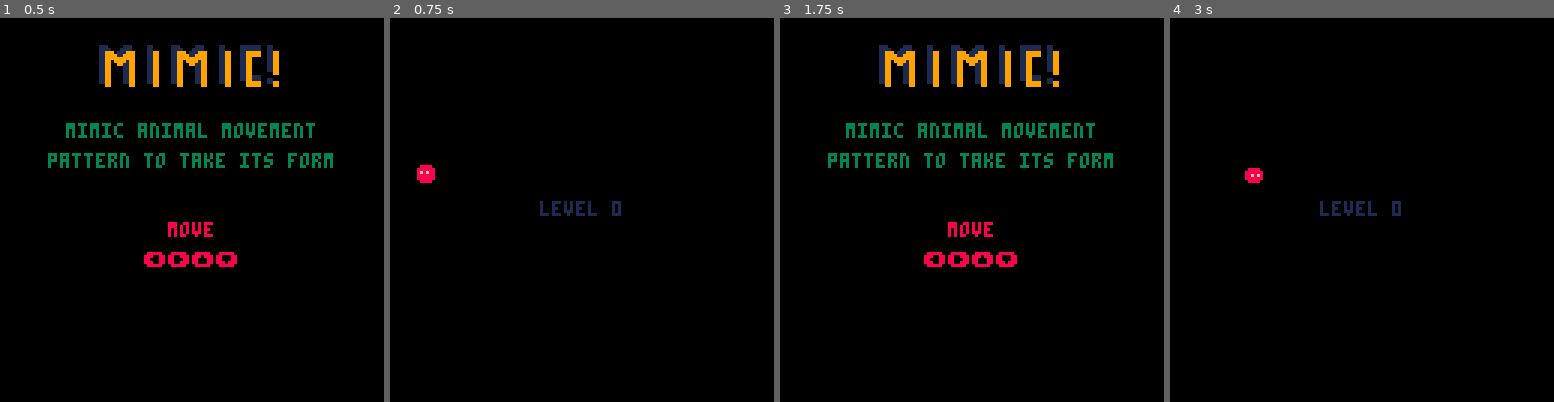
Above: before the commit, frames 1-4 (left to right).
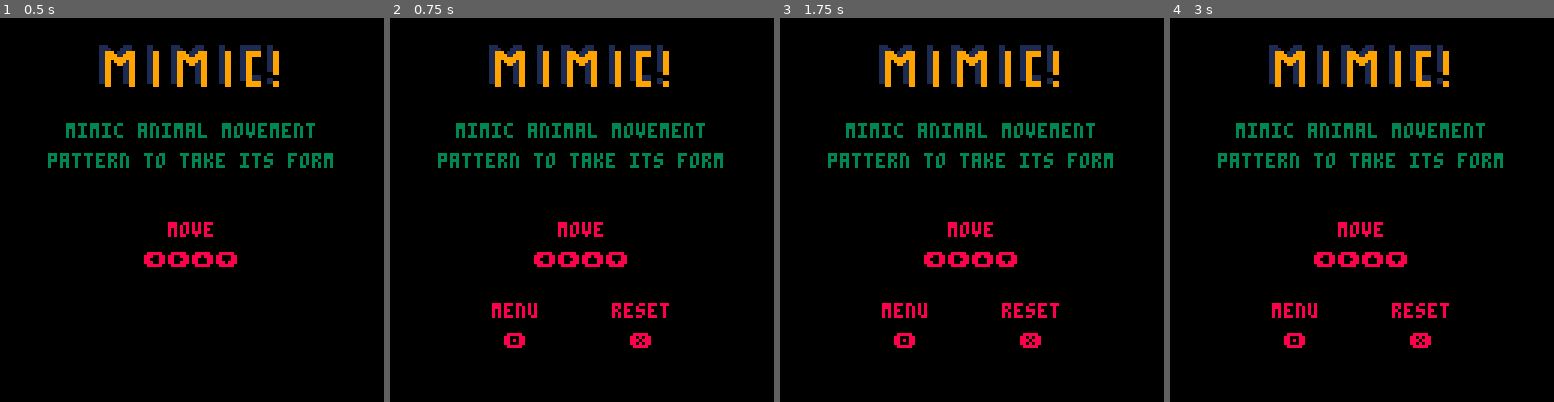
Above: after the commit, the same moments.

Repository: sourencho/mimic
Game: PICO-8 cartridge mimic.p8
Same seed, same stepped clock (60 frames per second), same inputs: the game is played once before the commit and once after it.
Inputs:
- Up to frame 1 (0.5 s): tap X (X key) at 0.33 s
- Up to frame 2 (0.75 s): tap O (Z key) at 0.7 s
- Up to frame 3 (1.75 s): tap X (X key) at 1.07 s; hold Right from 1.6 s (still down); tap O (Z key) at 1.7 s
- Up to frame 4 (3 s): tap X (X key) at 1.85, 2.97 s; release Right at 2.1 s; tap O (Z key) at 2.1, 2.5, 2.9 s; hold Up 2.15-2.42 s; hold Right from 2.47 s (still down)

Frame 1 is identical in both runs. In frame 2, 7.4% of the frame differs, in the area x 7-87%, y 7-86%; in frame 3, 0.8%; in frame 4, 7.3%.

Commit message:
Add cloud and bird

Diff:
--- a/mimic.p8
+++ b/mimic.p8
@@ -24,7 +24,7 @@
 
 level_size = 16
 level_count = 6
-start_level = 0
+start_level = 6
 
 debug = "DEBUG\n"
 
@@ -32,6 +32,7 @@
 fish_spr = 194
 sheep_spr = 196
 butter_spr = 210
+bird_spr = 212
 
 -- MAP AND TILES
 -- tile flag values
@@ -41,6 +42,8 @@
 win = 3
 ground = 4
 rock_small = 5
+cloud = 6
+
 
 -- tile spr values
 win_spr = 64
@@ -48,7 +51,7 @@
 wtr_spr_2 = 161
 wtr_spr_3 = 176
 
-tiles = {tree, water, rock, ground, win, rock_small}
+tiles = {tree, water, rock, ground, win, rock_small, cloud}
 level_tiles = {}
 tile_frame_counts = {
     [win_spr] = 1,
@@ -83,6 +86,12 @@
         move_abilities = {tree, win},
         push_abilities = {},
     },
+    {
+        spr_n = bird_spr,
+        pattern = {{0, -1}, {1, 0}, {0, 1}, {0, -1} , {-1, 0}, {0, 1}},
+        move_abilities = {cloud},
+        push_abilities = {},
+    },
 }
 
 dying = {}
@@ -1023,7 +1032,7 @@
 
 
 __gff__
-00000800000000000001041004040000000000000000000000020001010000000000000000000000000202010000000000000000000000000002020000000000081000000000000202020200020200080404200000000002020202000000000801010000000000020202020202020008800000d0000000000000000000000008
+0000080000000000000104100404000000000000000000000002000101000000000000000000000000020201000000000000000000000000000202000000000008100000000000020202020002020008040420000000000202020200000000080101000000000002020202020202000880000040404040400000000000000008
 0808080808080808080808080808080802020202020000000800000000000000020202020000000000000000000000000202020200000000000000000000000000000000000000000000000000000000000000000000000000000000000000000000000000000000000000000000000000000000000000000000000000000000
 __map__
 60606060606060606160606060606060000000000000000000000000000000000b0b0b0b61610b0b0b0b0b0b0b0b0b0b0000000000000000000000000000000060616160606060606060606060616060000000000000000000000000000000005760616161616060606061616060606100000000000000000000000000000000
@@ -1042,38 +1051,38 @@
 6060606a48496060600b606060606060000000000000000000000000000000000b0b0b0b0b0b0b0b0b0b0b6160606160000000000000000000000000000000006061576060500b0b515051515160606000000000000000000000000000000000600b606060616161515151515150505000000000000000000000000000000000
 60616160616749606060606060606160000000000000000000000000000000000b0b0b0b0b0b0b0b0b0b0b60616160610000c00000000000000000000000000048486d6061605060605151506060606100000000000000000000000000000000600b606060616060605150505150505000000000000000000000000000000000
 606060606060a1606060606060606060000000000000000000000000000000000b0b0b0b0b0b0b0b0b0b0b0b0b6061610000000000000000000000000000000060606060606061606160606060606109000000000000000000000000000000006160606160606161616150505050505000000000000000000000000000000000
-6160606160606060616060616061606000000000000000000000000000000000616161616161616161616161616161610000000000000000000000000000000000000000000000000000000000000000000000000000000000000000000000000000000000000000000000000000000000000000000000000000000000000000
-6061606060606061616161616160606000000000000000000000000000000000614141414141414141414141414141610000000000000000000000000000000000000000000000000000000000000000000000000000000000000000000000000000000000000000000000000000000000000000000000000000000000000000
-6060606061616161606061606061606000000000000000000000000000000000610b4141414141414141414141410b610000000000000000000000000000000000000000000000000000000000000000000000000000000000000000000000000000000000000000000000000000000000000000000000000000000000000000
-606061616060606061606051515060610000000000000000000000000000000061414141416060515151415151600b610000000000000000000000000000000000000000000000000000000000000000000000000000000000000000000000000000000000000000000000000000000000000000000000000000000000000000
-60616161606160606061605040506060000000000000000000000000000000006141414160605151516041520b6041610000000000000000000000000000000000000000000000000000000000000000000000000000000000000000000000000000000000000000000000000000000000000000000000000000000000000000
-6060606060606061616060505050606000000000000000000000000000000000614141416060515151606151410b41610000000000000000000000c40000000000000000000000000000000000000000000000000000000000000000000000000000000000000000000000000000000000000000000000000000000000000000
-6061606160606060605150515051515000000000000000000000000000000000614141416051515151615150415151610000000000000000000000000000000000000000000000000000000000000000000000000000000000000000000000000000000000000000000000000000000000000000000000000000000000000000
-6060606060606060605041505050615100000000000000000000000000000000614141416051514051616060415151610000000000000000000000000000000000000000000000000000000000000000000000000000000000000000000000000000000000000000000000000000000000000000000000000000000000000000
-6061606041414160605141505150605000000000000000000000000000000000614141416060515150616160515160600000000000000000000000000000000000000000000000000000000000000000000000000000000000000000000000000000000000000000000000000000000000000000000000000000000000000000
-6160615241414141605041505150605100000000000000000000000000000000614141414160615150515151515160600000000000000000000000000000000000000000000000000000000000000000000000000000000000000000000000000000000000000000000000000000000000000000000000000000000000000000
-6060515041414141605041505050605000000000000000000000000000000000604141414141416061606060616061610000000000000000000000000000000000000000000000000000000000000000000000000000000000000000000000000000000000000000000000000000000000000000000000000000000000000000
-6160505052414141414141506050606000000000000000000000000000000000604141414141414141414151616161610000000000000000000000000000000000000000000000000000000000000000000000000000000000000000000000000000000000000000000000000000000000000000000000000000000000000000
-6060515041604141414141506050606000000000000000000000000000000000604141414141414152415160616161600000000000000000000000000000000000000000000000000000000000000000000000000000000000000000000000000000000000000000000000000000000000000000000000000000000000000000
-60605150506141616161515161515061000000c40000c0000000000000000000614141414141414151515051616161600000000000000000000000000000000000000000000000000000000000000000000000000000000000000000000000000000000000000000000000000000000000000000000000000000000000000000
-6061505150606060606060606060616100000000000000000000000000000000616141414141415051516151474848b00000c00000000000000000000000000000000000000000000000000000000000000000000000000000000000000000000000000000000000000000000000000000000000000000000000000000000000
-6060616061606161616161616161606000000000000000000000000000000000616161616161616161516161a16161600000000000000000000000000000000000000000000000000000000000000000000000000000000000000000000000000000000000000000000000000000000000000000000000000000000000000000
-…(19 lines of a section not shown)…
+6160606160606060616060616061606000000000000000000000000000000000616161616161616161616161616161610000000000000000000000000000000050505050505050505050505050505050000000000000000000000000000000000000000000000000000000000000000000000000000000000000000000000000
+6061606060606061616161616160606000000000000000000000000000000000614141414141414141414141414141610000000000000000000000000000000050414141414141414141414141414150000000000000000000000000000000000000000000000000000000000000000000000000000000000000000000000000
+6060606061616161606061606061606000000000000000000000000000000000610b4141414141414141414141410b610000000000000000000000000000000050414141414141414141414141414150000000000000000000000000000000000000000000000000000000000000000000000000000000000000000000000000
+606061616060606061606051515060610000000000000000000000000000000061414141416060515151415151600b610000000000000000000000000000000050414141414141414141414141414150000000000000000000000000000000000000000000000000000000000000000000000000000000000000000000000000
+60616161606160606061605040506060000000000000000000000000000000006141414160605151516041520b6041610000000000000000000000000000000050414141414141414141414141414150000000000000000000000000000000000000000000000000000000000000000000000000000000000000000000000000
+6060606060606061616060505050606000000000000000000000000000000000614141416060515151606151410b41610000000000000000000000c40000000050414141414141414141414141414150000000000000000000000000000000000000000000000000000000000000000000000000000000000000000000000000
+6061606160606060605150515051515000000000000000000000000000000000614141416051515151615150415151610000000000000000000000000000000050414141767373737341414141414150000000000000000000000000000000000000000000000000000000000000000000000000000000000000000000000000
+6060606060606060605041505050615100000000000000000000000000000000614141416051514051616060415151610000000000000000000000000000000050414141737477737541414141414150000000000000000000000000000000000000000000000000000000000000000000000000000000000000000000000000
+6061606041414160605141505150605000000000000000000000000000000000614141416060515150616160515160600000000000000000000000000000000050414141737475777441414141414150000000000000000000000000000000000000000000000000000000000000000000000000000000000000000000000000
+6160615241414141605041505150605100000000000000000000000000000000614141414160615150515151515160600000000000000000000000000000000050414141767774757341414141414150000000000000d40000000000000000000000000000000000000000000000000000000000000000000000000000000000
+6060515041414141605041505050605000000000000000000000000000000000604141414141416061606060616061610000000000000000000000000000000050414141757473757741414141414150000000000000000000000000000000000000000000000000000000000000000000000000000000000000000000000000
+6160505052414141414141506050606000000000000000000000000000000000604141414141414141414151616161610000000000000000000000000000000050414141414141414141414141414150000000000000000000000000000000000000000000000000000000000000000000000000000000000000000000000000
+6060515041604141414141506050606000000000000000000000000000000000604141414141414152415160616161600000000000000000000000000000000050414141414141414141414141414150000000000000000000000000000000000000000000000000000000000000000000000000000000000000000000000000
+60605150506141616161515161515061000000c40000c000000000000000000061414141414141415151505161616160000000000000000000000000000000005041414141414141414141414141415000000000c000000000000000000000000000000000000000000000000000000000000000000000000000000000000000
+6061505150606060606060606060616100000000000000000000000000000000616141414141415051516151474848b00000c00000000000000000000000000050414141414141414141414141414150000000000000000000000000000000000000000000000000000000000000000000000000000000000000000000000000
+6060616061606161616161616161606000000000000000000000000000000000616161616161616161516161a16161600000000000000000000000000000000050505050505050505050505050505050000000000000000000000000000000000000000000000000000000000000000000000000000000000000000000000000
+…(19 lines of a section not shown)…
Not shown, changed: 25 lines of the sprite sheet (__gfx__) section of mimic.p8
